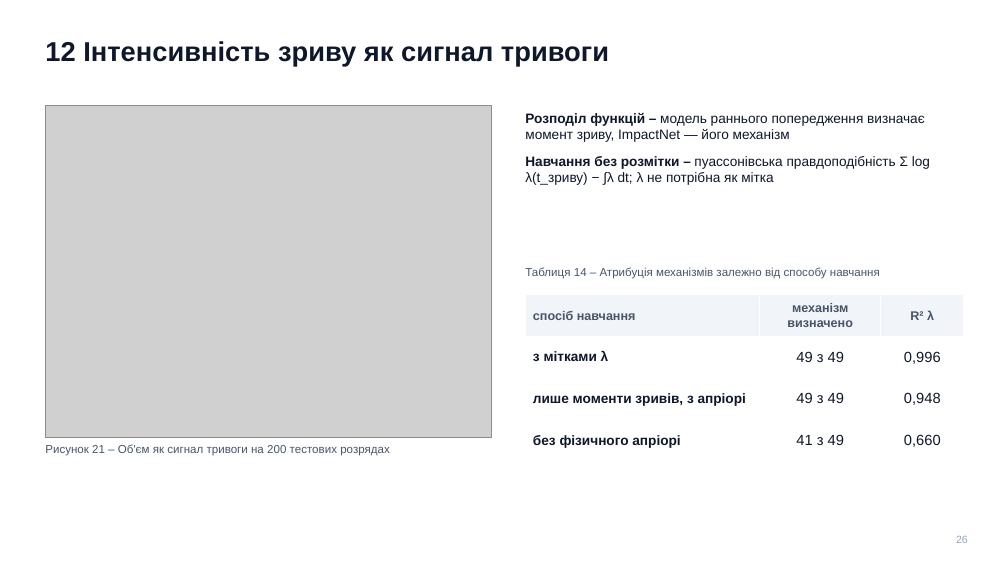
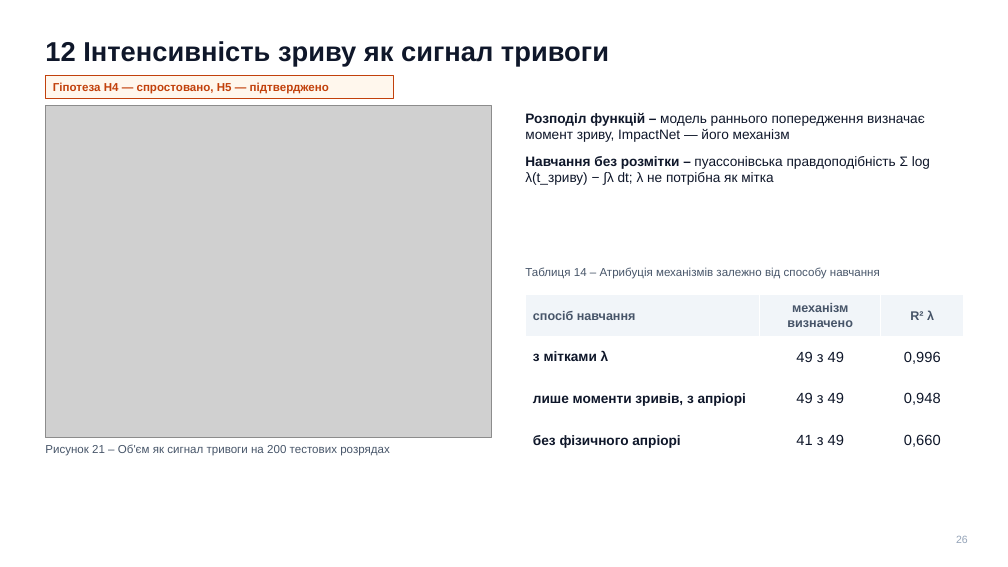
Before and after one commit to llllenah/plasma-disruption-prediction, a slide deck: slide 26 of docs/presentation.pptx. Drawn at 1008x567 pixels with LibreOffice and Linux fonts; fonts in the diff are those of the drawing; grey boxes stand for pictures. Boxes give left, top, right and bottom in pixels: in the first picture for what was removed or moved away, otherwise in the second. Text is boxed around its words. In the diff, an @@ line names an element or a change of style, - is before the commit and + after.

```diff
--- a/docs/presentation.pptx
+++ b/docs/presentation.pptx
@@ rectangle added at [45, 76, 393, 98], fill #FFF7ED, outline #C2410C 0.75 pt @@
@@ text added at [53, 82, 329, 94], 11 pt, text #C2410C, bold @@
+Гіпотеза H4 — спростовано, H5 — підтверджено
```
Also in this commit, not shown: 7 other slides changed, 1 other file.
